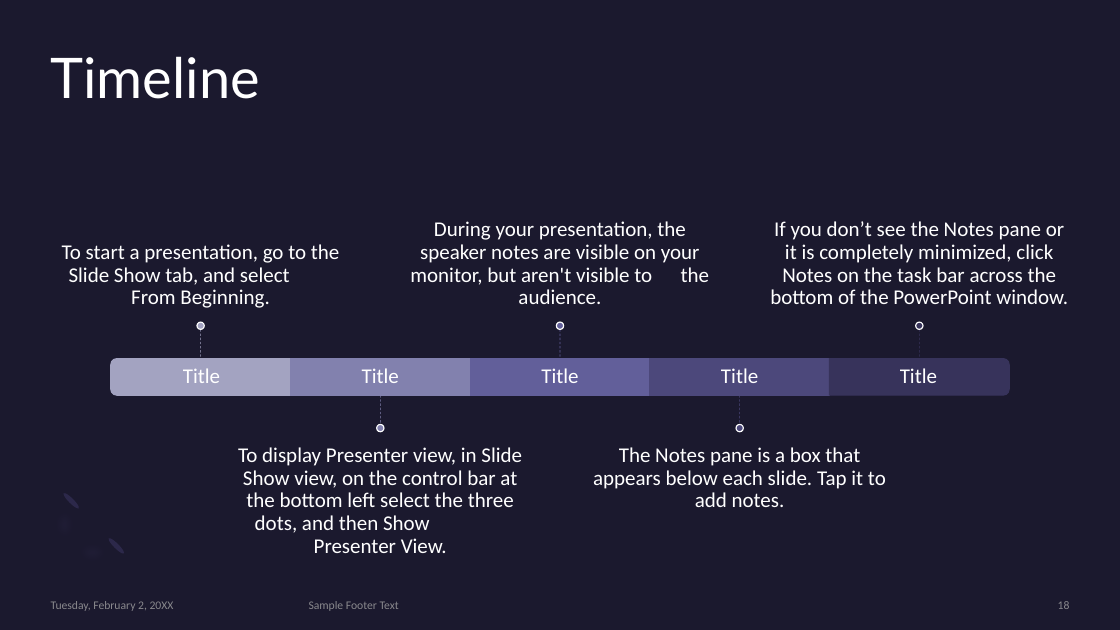
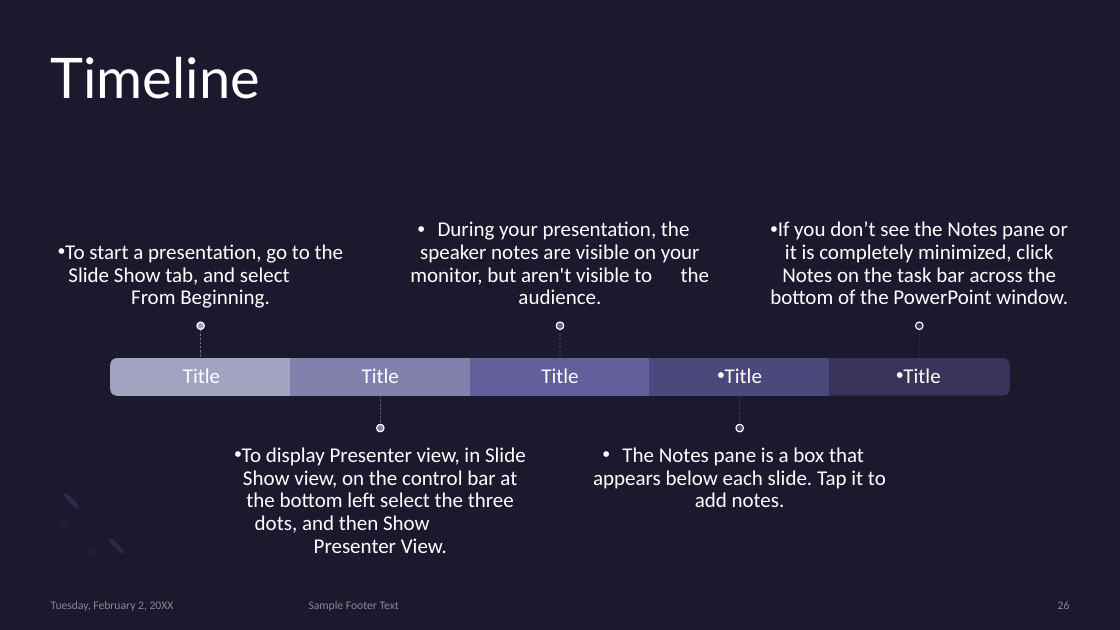
Before and after one commit to BrianChen0527/postgreSQL, a slide deck: slide 26 of MSFT_Azure/Microsoft Azure.pptx (slide 18 before the commit). Drawn at 1120x630 pixels with LibreOffice and Linux fonts; fonts in the diff are those of the drawing. Boxes give left, top, right and bottom in pixels: in the first picture for what was removed or moved away, otherwise in the second. Text is boxed around its words. In the diff, an @@ line names an element or a change of style, - is before the commit and + after.

```diff
--- a/MSFT_Azure/Microsoft Azure.pptx
+++ b/MSFT_Azure/Microsoft Azure.pptx
@@ bullet none to • in 7 elements at (65,244,343,308), (242,447,526,553), (410,221,709,304), (725,368,762,383), (593,447,886,507), (903,368,940,383), (770,221,1068,304) @@
@@ page number at (1058,601,1070,609): text changed @@
-18
+26
```
Also in this commit, not shown: 1 other slide changed, 9 slides added, 1 slide removed, 1 other file.
